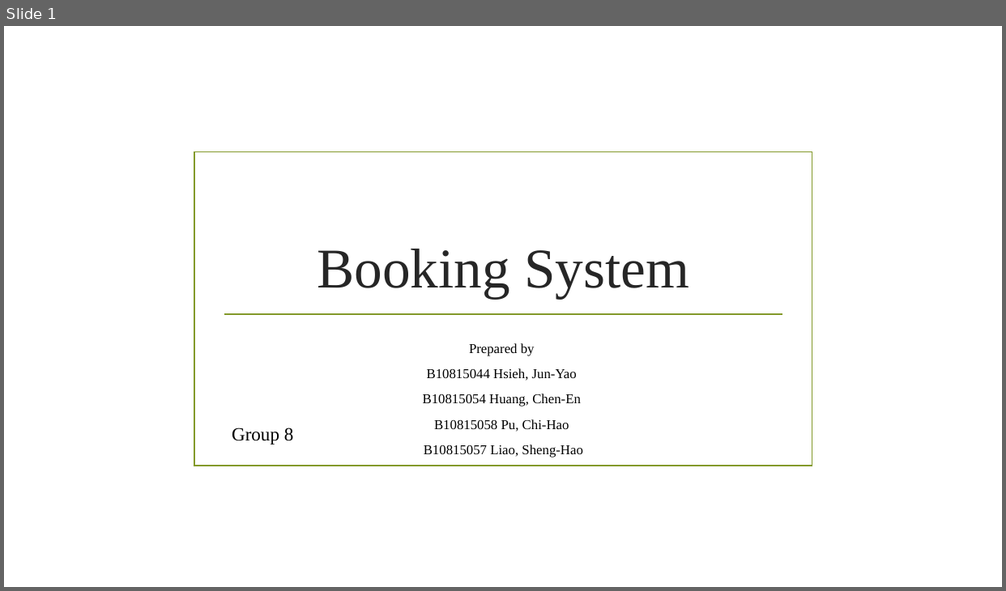
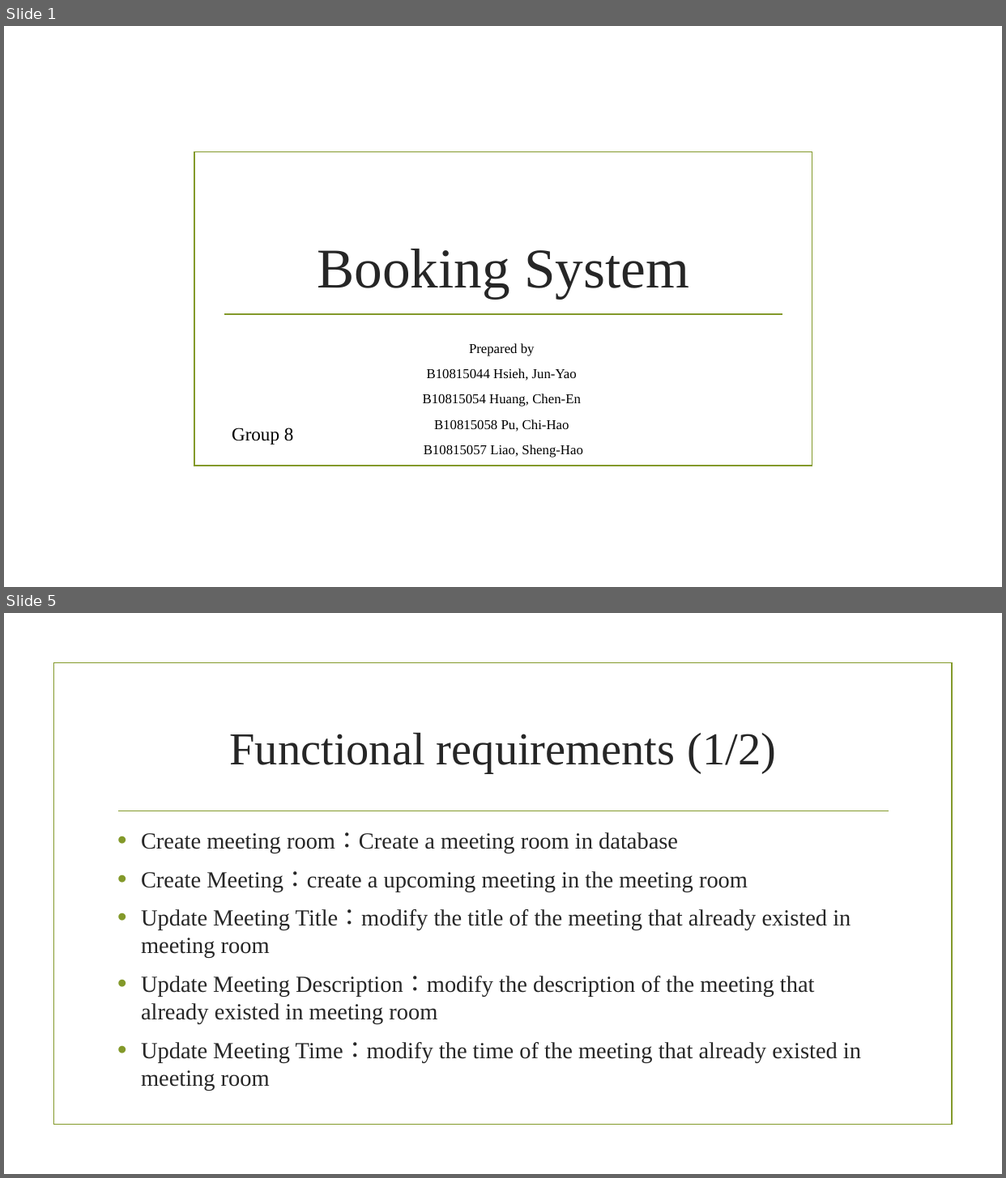
Before and after one commit to BrendonJYHsieh/BookSystem, a slide deck: Final Project/presentation slides.pptx. Shown one above the other, each under a label of ours: slide 1 before the commit, slides 1 and 5 after it; the slides between them are not shown. The pictures are 1006x591 and 1006x1178 pixels, drawn with LibreOffice and Linux fonts; fonts in the diff are those of the drawing; background and template pictures are left out. Boxes give left, top, right and bottom in pixels: in the first picture for what was removed or moved away, otherwise in the second. Text is boxed around its words. In the diff, an @@ line names an element or a change of style, - is before the commit and + after.

```diff
--- a/Final Project/presentation slides.pptx
+++ b/Final Project/presentation slides.pptx
@@ slide 5 added at <box>4,613,1002,1174</box>, background picture (left out) @@
@@ rectangle added at <box>53,663,952,1125</box>, outline #83992A 1.25 pt @@
@@ title added at <box>230,733,777,773</box>, 44 pt, text #262626 @@
+Functional requirements (1/2)
@@ line added from (118, 811) to (889, 811), #83992A 1.25 pt @@
@@ text added at <box>141,833,861,1091</box>, 22.2 pt, text #262626 @@
+• Create meeting room：Create a meeting room in database
+• Create Meeting：create a upcoming meeting in the meeting room
+• Update Meeting Title：modify the title of the meeting that already existed in meeting room
+• Update Meeting Description：modify the description of the meeting that already existed in meeting room
+• Update Meeting Time：modify the time of the meeting that already existed in meeting room
```
Also in this commit, not shown: 1 slide changed, 4 other slides added, 1 slide removed, 46 other files.
